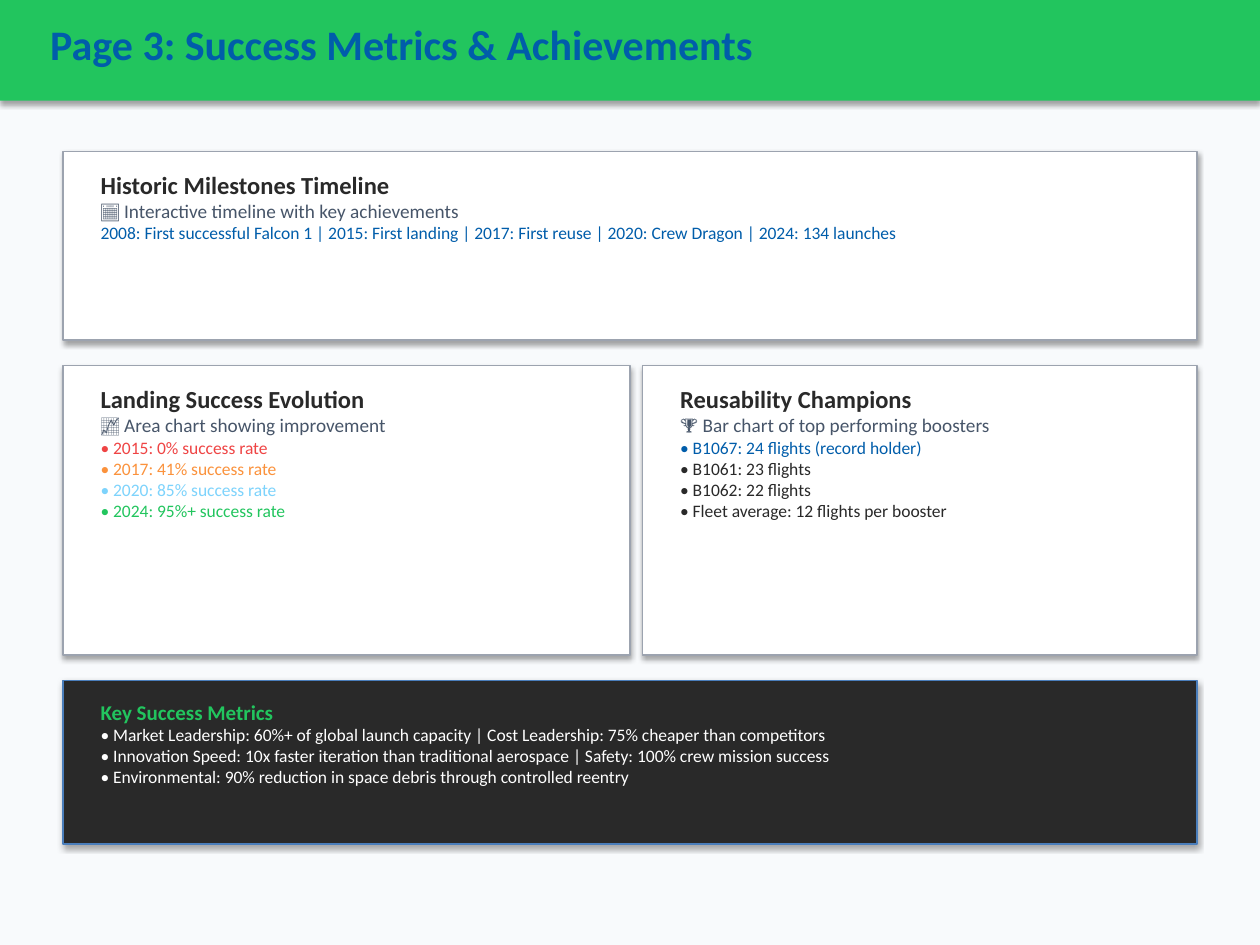
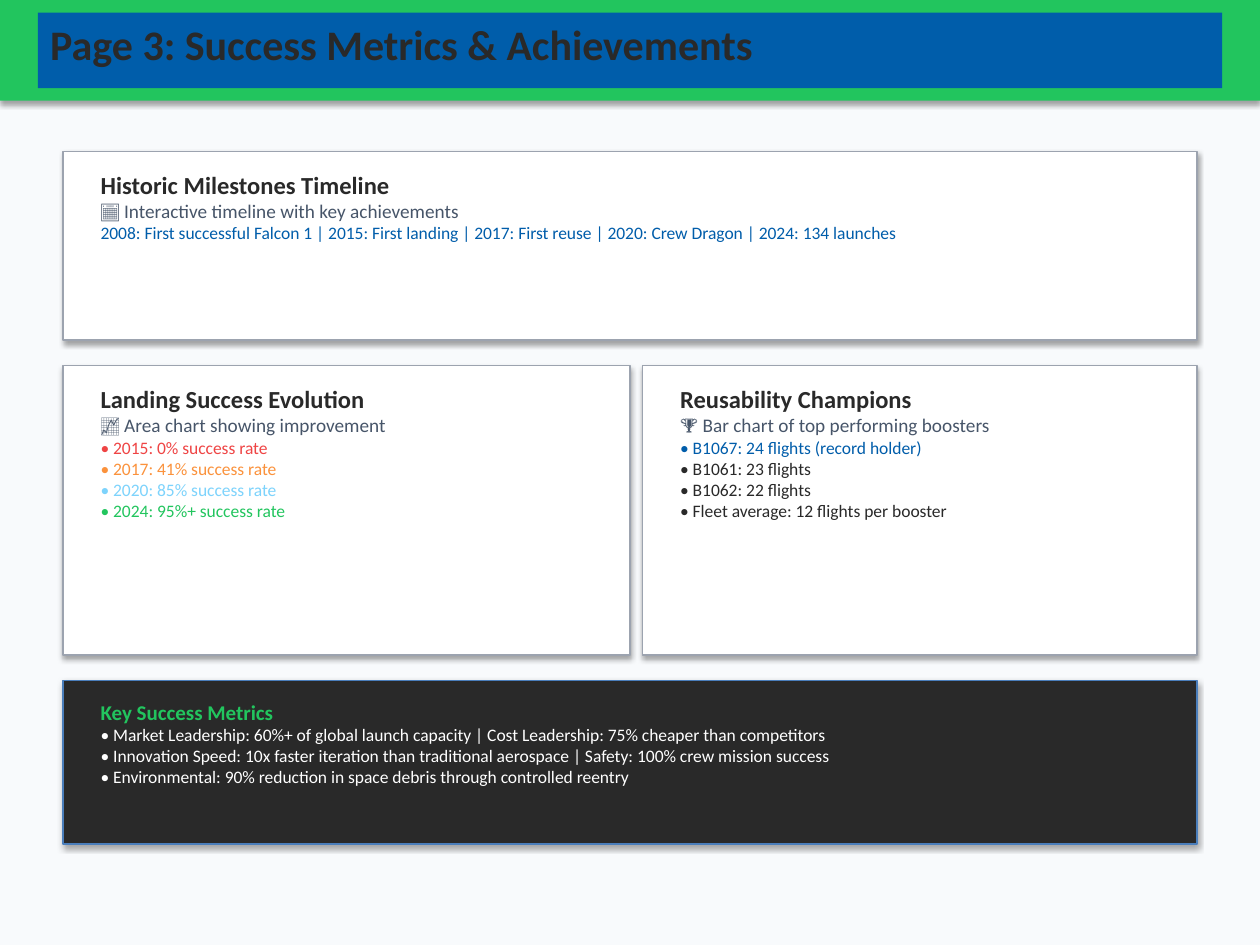
Before and after one commit to jsperson/newman_dataviz, a slide deck: slide 5 of module8/SpaceX_PowerBI_Dashboard_Design.pptx. Drawn at 1260x945 pixels with LibreOffice and Linux fonts; fonts in the diff are those of the drawing. Boxes give left, top, right and bottom in pixels: in the first picture for what was removed or moved away, otherwise in the second. Text is boxed around its words. In the diff, an @@ line names an element or a change of style, - is before the commit and + after.

```diff
--- a/module8/SpaceX_PowerBI_Dashboard_Design.pptx
+++ b/module8/SpaceX_PowerBI_Dashboard_Design.pptx
@@ rectangle "Page 3: Success Metrics & ..." resized from (x1=50, y1=30, x2=753, y2=67) to (x1=38, y1=13, x2=1222, y2=88) @@
@@ rectangle "Page 3: Success Metrics & ..." at (x1=38, y1=13, x2=1222, y2=88): text colour #005DAA to #292929; fill none to #005DAA @@
```
Also in this commit, not shown: 2 other slides changed.
